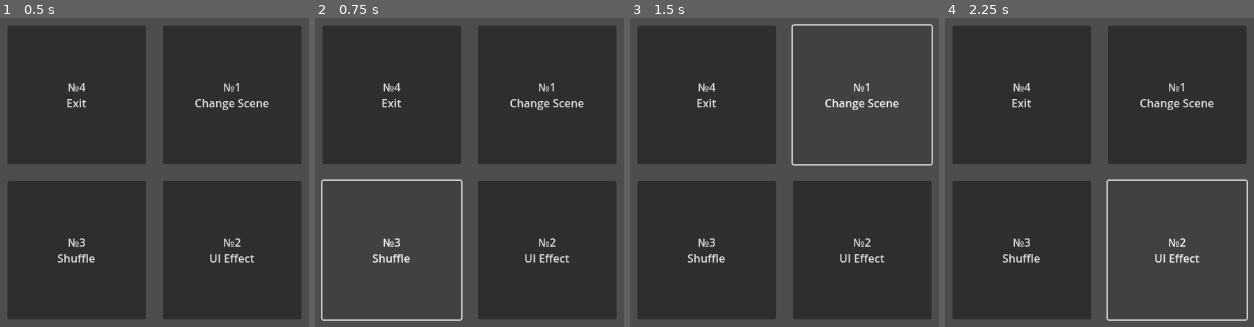
Above: before the commit, frames 1-4 (left to right).
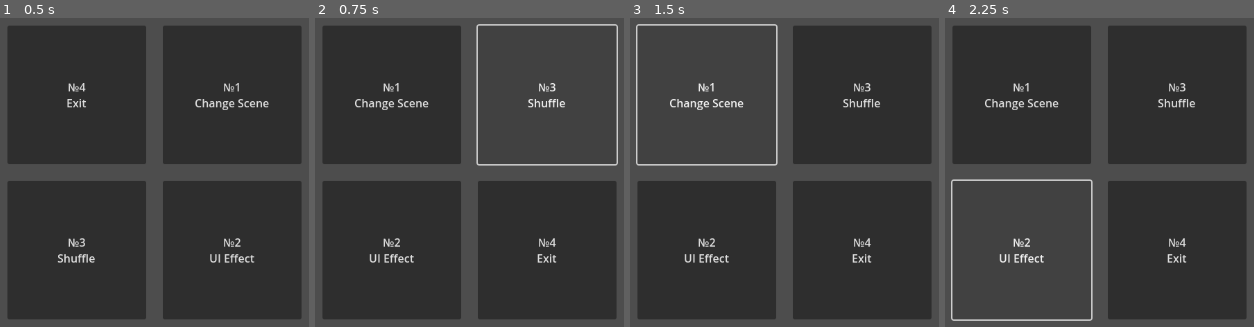
Above: after the commit, the same moments.

Repository: ash4rk/sphere-around-the-campfire
Game: Godot game, scene res://main.tscn
Same seed, same stepped clock (60 frames per second), same inputs: the game is played once before the commit and once after it.
Inputs:
- Up to frame 1 (0.5 s): no input
- Up to frame 2 (0.75 s): click "№3 Shuffle" at 0.5 s
- Up to frame 3 (1.5 s): click "№1 Change Scene" at 1.25 s
- Up to frame 4 (2.25 s): click "№2 UI Effect" at 2 s

Frame 1 is identical in both runs. In frame 2, 3.8% of the frame differs, in the area x 1-99%, y 1-99%; in frame 3, 3.9%, in the area x 1-99%, y 1-80%; in frame 4, 3.9%.

Commit message:
FEAT: Implement buttons shuffle

Diff:
--- a/main.tscn
+++ b/main.tscn
@@ -1,6 +1,7 @@
-[gd_scene load_steps=2 format=3 uid="uid://bn8flcsoje6e6"]
+[gd_scene load_steps=3 format=3 uid="uid://bn8flcsoje6e6"]
 
 [ext_resource type="Script" path="res://scenes/exit_button.gd" id="1_wtym7"]
+[ext_resource type="Script" path="res://scenes/shuffle_button.gd" id="2_677ww"]
 
 [node name="Menu" type="Control"]
 layout_mode = 3
@@ -45,6 +46,7 @@
 layout_mode = 2
 text = "№3
 Shuffle"
+script = ExtResource("2_677ww")
 
 [node name="UIEffectButton" type="Button" parent="GridContainer"]
 custom_minimum_size = Vector2(200, 200)
@@ -53,3 +55,4 @@
 UI Effect"
 
 [connection signal="pressed" from="GridContainer/ExitButton" to="GridContainer/ExitButton" method="_on_pressed"]
+[connection signal="pressed" from="GridContainer/ShuffleButton" to="GridContainer/ShuffleButton" method="_on_pressed"]
--- /dev/null
+++ b/scenes/shuffle_button.gd
@@ -0,0 +1,20 @@
+extends Button
+
+func _on_pressed():
+	shuffleParentChildren()
+
+func shuffleParentChildren():
+	randomize()
+	var parent = get_parent()
+	var indices = generateArray(parent.get_child_count())
+	indices.shuffle()
+
+	for i in indices.size():
+		var child = parent.get_child(i)
+		parent.move_child(child, indices[i])
+
+func generateArray(n: int) -> Array:
+	var array = []
+	for i in range(1, n + 1):
+		array.append(i)
+	return array
